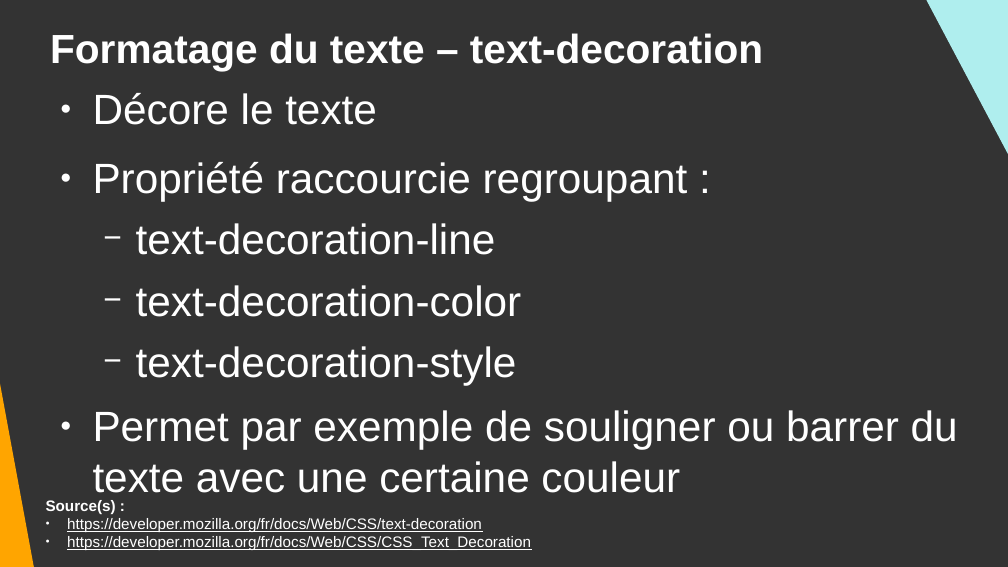
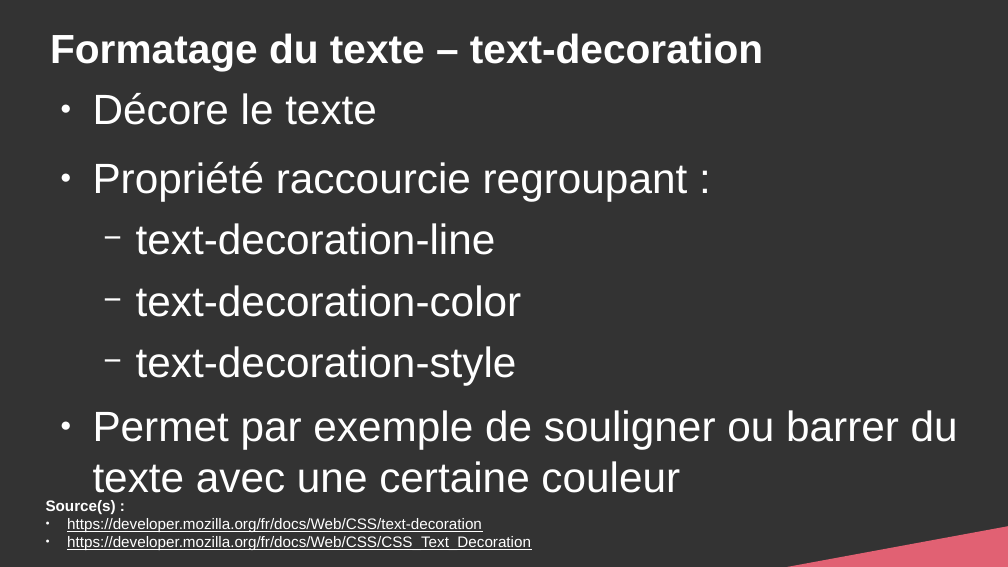
Before and after one commit to DanYellow/cours, a slide deck: slide 39 of integration-web-s1/travaux-pratiques/numero-4/presentation.odp (slide 34 before the commit). Drawn at 1008x567 pixels with LibreOffice and Linux fonts; fonts in the diff are those of the drawing. Boxes give left, top, right and bottom in pixels: in the first picture for what was removed or moved away, otherwise in the second. Text is boxed around its words. In the diff, an @@ line names an element or a change of style, - is before the commit and + after.

Commit message:
integration-web-s1 - TP#4 - Add more details for text formatting and rewrite exercice

```diff
--- a/integration-web-s1/travaux-pratiques/numero-4/presentation.odp
+++ b/integration-web-s1/travaux-pratiques/numero-4/presentation.odp
@@ right triangle removed at [915,0,1008,271] @@
@@ right triangle removed at [0,86,37,567] @@
@@ right triangle added at [700,492,1008,567], fill #E16173 @@
```
Also in this commit, not shown: 20 other slides changed, 7 slides added, 3 other files.
